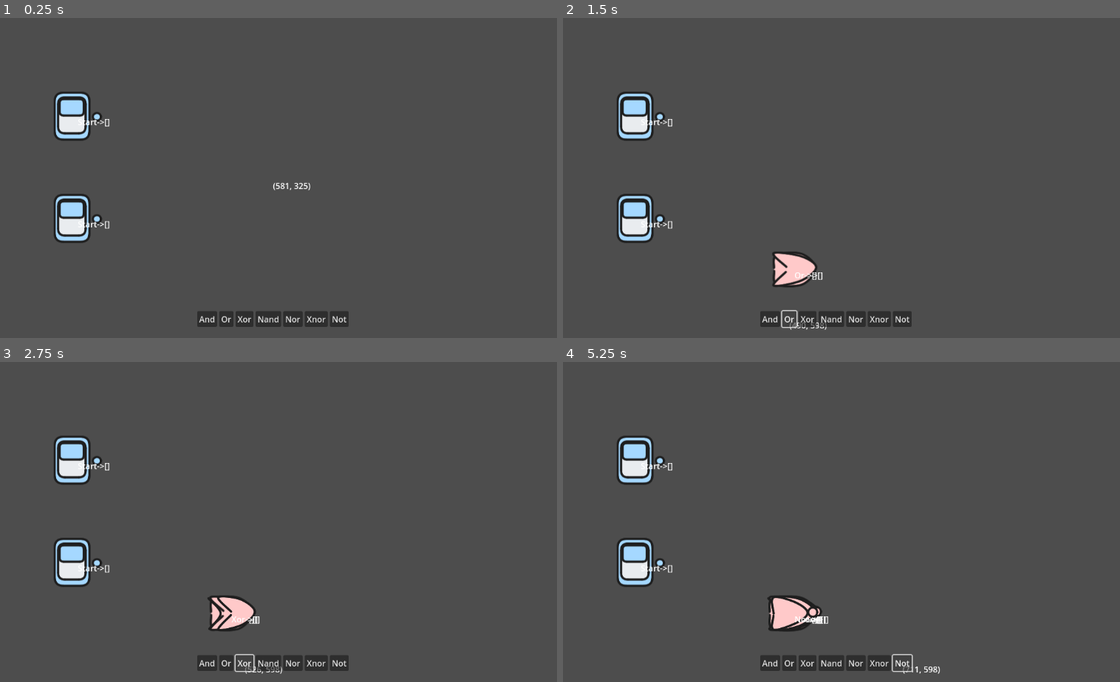
Above: before the commit, frames 1-4 (two rows, left to right).
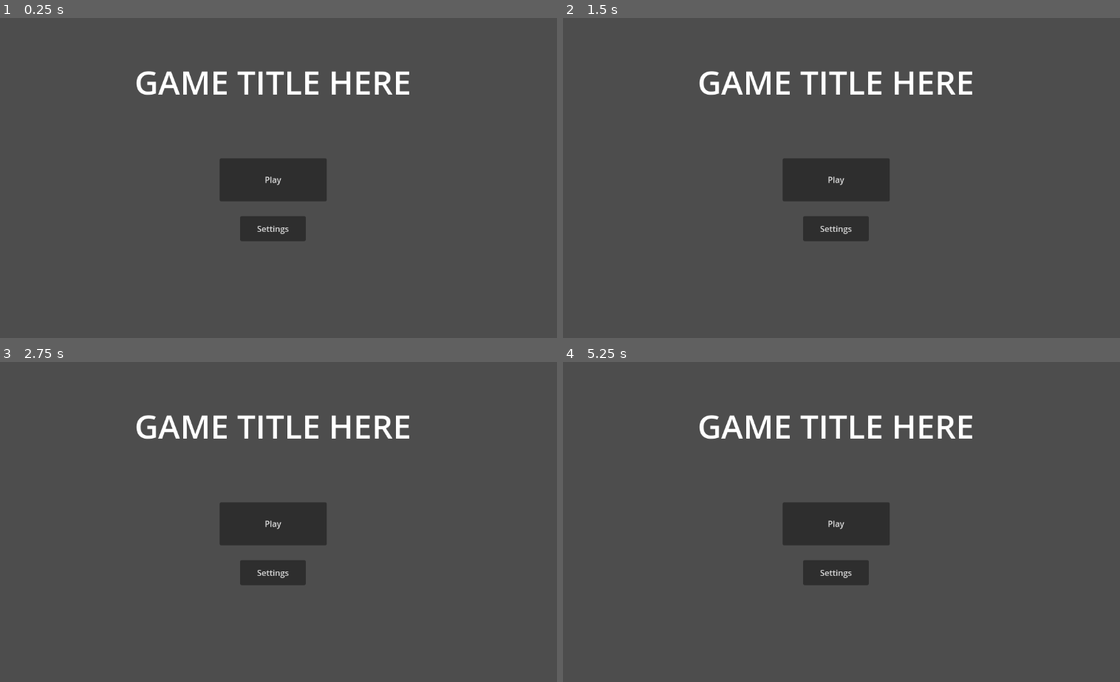
Above: after the commit, the same moments.

Repository: sininen-blue/logic-gate-tesseract
Game: Godot game, scene res://ui/title_page.tscn
The game is run twice, just before and just after one commit, with the same random seed, the same clock (stepped at 60 frames per second) and the same inputs. Before the commit the project starts from res://simulation/simulation.tscn.
Inputs (mouse positions are in pixels of both pictures, inside the frame that each line leads up to):
- Up to frame 1 (0.25 s): no input
- Up to frame 2 (1.5 s): click (769, 318) at 0.5 s, where only the run before the commit has a clickable "And"; click (791, 318) at 1.25 s, where only the run before the commit has a clickable "Or"
- Up to frame 3 (2.75 s): click (245, 662) at 2 s, where only the run before the commit has a clickable "Xor"
- Up to frame 4 (5.25 s): click (830, 662) at 2.75 s, where only the run before the commit has a clickable "Nand"; click (858, 662) at 3.5 s, where only the run before the commit has a clickable "Nor"; click (880, 662) at 4.25 s, where only the run before the commit has a clickable "Xnor"; click (902, 662) at 5 s, where only the run before the commit has a clickable "Not"

The runs differ from the first frame. In frame 1, 8.0% of the frame differs, in the area x 9-74%, y 16-97%; in frame 2, 8.7%; in frame 3, 8.7%; in frame 4, 8.9%, in the area x 9-74%, y 16-98%.

Commit message:
added all the other gates simulations

Diff:
--- a/project.godot
+++ b/project.godot
@@ -11,7 +11,7 @@
 [application]
 
 config/name="logic-gate-tesseract"
-run/main_scene="res://simulation/simulation.tscn"
+run/main_scene="res://ui/title_page.tscn"
 config/features=PackedStringArray("4.3", "Forward Plus")
 config/icon="res://icon.svg"
 
--- a/simulation/gate.gd
+++ b/simulation/gate.gd
@@ -6,7 +6,7 @@
 
 @export_enum("And", "Or", "Xor", "Nand", "Nor", "Xnor", "Not", "Start", "End") var gate_type : String = "And"
 
-var value : bool
+var value : int
 var draggable : bool = false
 var dragging : bool = false
 
@@ -49,7 +49,9 @@
 	draggable = false
 
 func handle_textures() -> void:
-	if value == true:
+	## TODO: figure out a way to change this so it only runs
+	## when the value changes instead of per frame
+	if value == 1:
 		match gate_type:
 			"And":
 				sprite.texture = load("res://assets/simulation/and.png")
@@ -69,7 +71,7 @@
 				sprite.texture = load("res://assets/simulation/start.png")
 			"End":
 				sprite.texture = load("res://assets/simulation/end.png")
-	else:
+	elif value == 0:
 		match gate_type:
 			"And":
 				sprite.texture = load("res://assets/simulation/and-false.png")
@@ -89,3 +91,21 @@
 				sprite.texture = load("res://assets/simulation/start-false.png")
 			"End":
 				sprite.texture = load("res://assets/simulation/end-false.png")
+	elif value == 2:
+		match gate_type:
+			"And":
+				sprite.texture = load("res://assets/simulation/and-inactive.png")
+			"Or":
+				sprite.texture = load("res://assets/simulation/or-inactive.png")
+			"Xor":
+				sprite.texture = load("res://assets/simulation/xor-inactive.png")
+			"Nand":
+				sprite.texture = load("res://assets/simulation/nand-inactive.png")
+			"Nor":
+				sprite.texture = load("res://assets/simulation/nor-inactive.png")
+			"Xnor":
+				sprite.texture = load("res://assets/simulation/xnor-inactive.png")
+			"Not":
+				sprite.texture = load("res://assets/simulation/not-inactive.png")
+			"End":
+				sprite.texture = load("res://assets/simulation/end-false.png")
--- a/simulation/gate.tscn
+++ b/simulation/gate.tscn
@@ -44,5 +44,6 @@
 points = PackedVector2Array(0, 0, 0, 0)
 
 [node name="TestingLabel" type="Label" parent="."]
+visible = false
 offset_right = 40.0
 offset_bottom = 23.0
--- a/simulation/simulation-manager.gd
+++ b/simulation/simulation-manager.gd
@@ -29,6 +29,10 @@
 
 
 func _ready() -> void:
+	## NOTE: these are temporary testing nodes
+	## this should be replaced by a json reader
+	## that reads level data and places all the parts
+
 	var gate_scene : GateNode = GATE_SCENE.instantiate()
 	gate_scene.gate_type = "Start"
 	gate_scene.value = true
@@ -54,6 +58,19 @@
 	add_child(gate_scene)
 
 
+	gate_scene = GATE_SCENE.instantiate()
+	gate_scene.gate_type = "End"
+	gate_scene.value = true
+	gate_scene.global_position = Vector2(700, 300) # NOTE: temp start location
+
+	new_gate = Gate.new()
+	new_gate.node = gate_scene
+	new_gate.type = gate_scene.gate_type
+
+	gates.append(new_gate)
+	add_child(gate_scene)
+
+
 ## Gate Creation
 func _on_and_pressed() -> void:
 	create_gate("And")
@@ -116,6 +133,7 @@
 		new_connection.end = source_gate
 
 ## TODO: clean this up at some point
+## TODO make sure that you can't make a connection with the output
 func _on_connection_stop(source : Area2D):
 	state = IDLE
 
@@ -161,7 +179,7 @@
 				new_connection = null
 				return
 		"End":
-			if len(new_connection.start.connections) >= 0:
+			if len(new_connection.end.connections) >= 1:
 				new_connection = null
 				return
 		"Not":
@@ -185,6 +203,7 @@
 
 
 ## Deletion
+## TODO: make sure that outputs and inputs can't be deleted
 func _input(event: InputEvent) -> void:
 	if event.is_action_pressed("right_click"):
 		remove_item()
@@ -257,17 +276,7 @@
 		gate.node.testing_label.text = str(gate.type, "->", gate.connections)
 
 		## TODO: Testing purposes, put this somewhere else at some point
-		match gate.type:
-			"And":
-				if len(gate.connections) == 2:
-					gate.node.value = gate.connections[0].value and gate.connections[1].value
-				else:
-					gate.node.value = false
-			"Or":
-				if len(gate.connections) == 2:
-					gate.node.value = gate.connections[0].value or gate.connections[1].value
-				else:
-					gate.node.value = false
+		handle_gate_values(gate)
 
 	for connection in connections:
 		connection.value = connection.start.node.value
@@ -301,3 +310,47 @@
 			pass
 		CREATING_CONNECTION:
 			pass
+
+
+func handle_gate_values(gate):
+	match gate.type:
+			"And":
+				if len(gate.connections) == 2:
+					gate.node.value = gate.connections[0].value and gate.connections[1].value
+				else:
+					gate.node.value = 2
+			"Or":
+				if len(gate.connections) == 2:
+					gate.node.value = gate.connections[0].value or gate.connections[1].value
+				else:
+					gate.node.value = 2
+			"Xor":
+				if len(gate.connections) == 2:
+					gate.node.value = int(gate.connections[0].value) ^ int(gate.connections[1].value)
+				else:
+					gate.node.value = 2
+			"Nand":
+				if len(gate.connections) == 2:
+					gate.node.value = !(gate.connections[0].value and gate.connections[1].value)
+				else:
+					gate.node.value = 2
+			"Nor":
+				if len(gate.connections) == 2:
+					gate.node.value = !(gate.connections[0].value or gate.connections[1].value)
+				else:
+					gate.node.value = 2
+			"Xnor":
+				if len(gate.connections) == 2:
+					gate.node.value = !(int(gate.connections[0].value) ^ int(gate.connections[1].value))
+				else:
+					gate.node.value = 2
+			"Not":
+				if len(gate.connections) == 1:
+					gate.node.value = !gate.connections[0].value
+				else:
+					gate.node.value = 2
+			"End":
+				if len(gate.connections) == 1:
+					gate.node.value = gate.connections[0].value
+				else:
+					gate.node.value = 2
--- a/simulation/simulation.tscn
+++ b/simulation/simulation.tscn
@@ -76,6 +76,18 @@
 layout_mode = 2
 text = "Not"
 
+[node name="RunButton" type="Button" parent="CanvasLayer/UI"]
+layout_mode = 1
+anchors_preset = 1
+anchor_left = 1.0
+anchor_right = 1.0
+offset_left = -84.0
+offset_top = 32.0
+offset_right = -41.0
+offset_bottom = 63.0
+grow_horizontal = 0
+text = "RUN"
+
 [connection signal="pressed" from="CanvasLayer/UI/FlowContainer/and" to="." method="_on_and_pressed"]
 [connection signal="pressed" from="CanvasLayer/UI/FlowContainer/or" to="." method="_on_or_pressed"]
 [connection signal="pressed" from="CanvasLayer/UI/FlowContainer/xor" to="." method="_on_xor_pressed"]
Renamed: assets/simulation/end-on.png -> assets/simulation/end.png
Not shown, changed: assets/simulation/end.png.import
